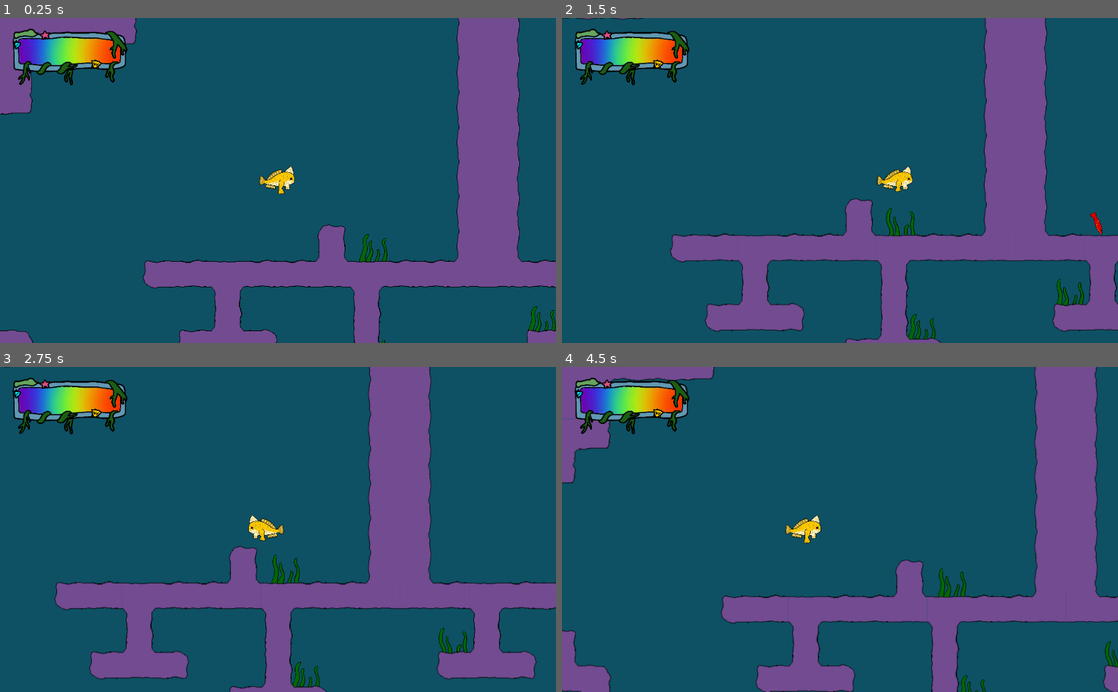
Above: before the commit, frames 1-4 (two rows, left to right).
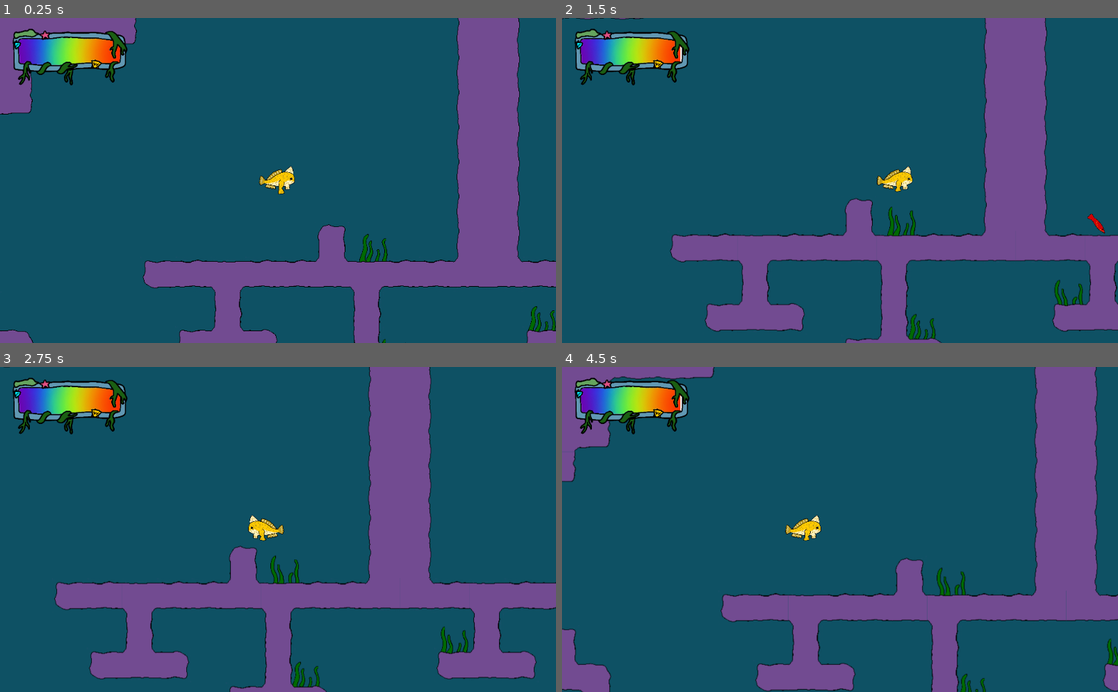
Above: after the commit, the same moments.

Repository: Silver-Ink/Abyzzes-Pixel-Jam
Game: Godot game, scene res://scenes/main.tscn
Two runs of this game, one before a commit and one after it. Both use one fixed random seed, a clock stepped at 60 frames per second and the inputs below.
Inputs (mouse positions are in pixels of both pictures, inside the frame that each line leads up to):
- Up to frame 1 (0.25 s): no input
- Up to frame 2 (1.5 s): move the mouse to (812, 245) at 0.52 s; hold D (move-right) from 0.53 s (still down); click (812, 245) at 0.6 s; tap Space (jump) at 0.77 s; move the mouse to (1006, 229) at 1.27 s; click (1006, 229) at 1.35 s
- Up to frame 3 (2.75 s): tap Space (jump) at 1.52 s; move the mouse to (111, 480) at 2.02 s; release D (move-right) at 2.03 s; hold Q (move-left) from 2.03 s (still down); click (111, 480) at 2.1 s
- Up to frame 4 (4.5 s): move the mouse to (867, 529) at 2.77 s; click (867, 529) at 2.85 s; tap Space (jump) at 3.02, 3.77 s; move the mouse to (756, 448) at 3.52 s; click (756, 448) at 3.6 s; move the mouse to (962, 513) at 4.27 s; release Q (move-left) at 4.28 s; hold D (move-right) from 4.28 s (still down); click (962, 513) at 4.35 s

The runs differ from the first frame. In frame 1, less than 0.1% of the frame differs, in the area x 68-70%, y 98-100%; in frame 2, 0.4%; in frame 3, 0.4%; in frame 4, 2.3%, in the area x 0-100%, y 0-100%.

Commit message:
cosinus pour les poissons

Diff:
--- a/project.godot
+++ b/project.godot
@@ -22,6 +22,21 @@
 [gui]
 
 common/drop_mouse_on_gui_input_disabled=true
+
+[importer_defaults]
+
+wav={
+"compress/mode": 0,
+"edit/loop_begin": 0,
+"edit/loop_end": -1,
+"edit/loop_mode": 0,
+"edit/normalize": false,
+"edit/trim": false,
+"force/8_bit": false,
+"force/max_rate": false,
+"force/max_rate_hz": 44100,
+"force/mono": false
+}
 
 [input]
 
--- a/scenes/main.tscn
+++ b/scenes/main.tscn
@@ -6,8 +6,9 @@
 [ext_resource path="res://scenes/tilemap.tscn" type="PackedScene" id=4]
 [ext_resource path="res://scenes/path.tscn" type="PackedScene" id=5]
 [ext_resource path="res://scenes/checkPoint.tscn" type="PackedScene" id=6]
-[ext_resource path="res://art/House In a Forest Loop.ogg" type="AudioStream" id=7]
+[ext_resource path="res://art/Le_poisson_qui_marchait_sous_leau.mp3" type="AudioStream" id=7]
 [ext_resource path="res://scenes/Oursin.tscn" type="PackedScene" id=8]
+[ext_resource path="res://scenes/fish.tscn" type="PackedScene" id=9]
 
 [node name="main" type="Node2D"]
 script = ExtResource( 1 )
@@ -20,119 +21,117 @@
 
 [node name="algue" parent="TileMap/algues" instance=ExtResource( 3 )]
 position = Vector2( -175, 603 )
-frame = 1
+frame = 3
 offset = Vector2( 102, -88 )
 
 [node name="algue2" parent="TileMap/algues" instance=ExtResource( 3 )]
 position = Vector2( -558, 508 )
-frame = 1
+frame = 3
 
 [node name="algue3" parent="TileMap/algues" instance=ExtResource( 3 )]
 position = Vector2( 629, 905 )
-frame = 0
 
 [node name="algue4" parent="TileMap/algues" instance=ExtResource( 3 )]
 position = Vector2( 986, 900 )
-frame = 0
 
 [node name="algue5" parent="TileMap/algues" instance=ExtResource( 3 )]
 position = Vector2( 1053, 901 )
-frame = 1
+frame = 3
 
 [node name="algue6" parent="TileMap/algues" instance=ExtResource( 3 )]
 position = Vector2( 815, 897 )
-frame = 1
+frame = 3
 
 [node name="algue7" parent="TileMap/algues" instance=ExtResource( 3 )]
 position = Vector2( 1251, 836 )
-frame = 3
+frame = 1
 
 [node name="algue8" parent="TileMap/algues" instance=ExtResource( 3 )]
 position = Vector2( 613, 711 )
+frame = 0
 
 [node name="algue9" parent="TileMap/algues" instance=ExtResource( 3 )]
 position = Vector2( 745, 704 )
+frame = 0
 
 [node name="algue10" parent="TileMap/algues" instance=ExtResource( 3 )]
 position = Vector2( 684, 898 )
-frame = 1
+frame = 3
 
 [node name="algue11" parent="TileMap/algues" instance=ExtResource( 3 )]
 position = Vector2( 1578, 588 )
-frame = 0
 
 [node name="algue12" parent="TileMap/algues" instance=ExtResource( 3 )]
 position = Vector2( 216, 328 )
-frame = 0
 
 [node name="algue13" parent="TileMap/algues" instance=ExtResource( 3 )]
 position = Vector2( 488, 265 )
-frame = 3
+frame = 1
 
 [node name="algue14" parent="TileMap/algues" instance=ExtResource( 3 )]
 position = Vector2( 178, 132 )
-frame = 1
+frame = 3
 
 [node name="algue15" parent="TileMap/algues" instance=ExtResource( 3 )]
 position = Vector2( -606, 265 )
-frame = 3
+frame = 1
 
 [node name="algue16" parent="TileMap/algues" instance=ExtResource( 3 )]
 position = Vector2( 1181, 1107 )
-frame = 1
+frame = 3
 
 [node name="algue17" parent="TileMap/algues" instance=ExtResource( 3 )]
 position = Vector2( 1095, 1089 )
-frame = 1
+frame = 3
 
 [node name="algue18" parent="TileMap/algues" instance=ExtResource( 3 )]
 position = Vector2( 1006, 1104 )
-frame = 3
+frame = 1
 
 [node name="algue19" parent="TileMap/algues" instance=ExtResource( 3 )]
 position = Vector2( 921, 1100 )
+frame = 0
 
 [node name="algue20" parent="TileMap/algues" instance=ExtResource( 3 )]
 position = Vector2( 854, 1096 )
-frame = 1
+frame = 3
 
 [node name="algue21" parent="TileMap/algues" instance=ExtResource( 3 )]
 position = Vector2( 739, 1102 )
+frame = 0
 
 [node name="algue22" parent="TileMap/algues" instance=ExtResource( 3 )]
 position = Vector2( 589, 1116 )
-frame = 1
+frame = 3
 
 [node name="algue23" parent="TileMap/algues" instance=ExtResource( 3 )]
 position = Vector2( 655, 1102 )
-frame = 1
+frame = 3
 
 [node name="algue24" parent="TileMap/algues" instance=ExtResource( 3 )]
 position = Vector2( -493, 1040 )
-frame = 0
 
 [node name="algue25" parent="TileMap/algues" instance=ExtResource( 3 )]
 position = Vector2( -249, 1035 )
-frame = 0
 
 [node name="algue26" parent="TileMap/algues" instance=ExtResource( 3 )]
 position = Vector2( -482, 906 )
-frame = 0
 
 [node name="algue27" parent="TileMap/algues" instance=ExtResource( 3 )]
 position = Vector2( -617, 903 )
-frame = 3
+frame = 1
 
 [node name="algue28" parent="TileMap/algues" instance=ExtResource( 3 )]
 position = Vector2( -360, 782 )
+frame = 0
 
 [node name="algue29" parent="TileMap/algues" instance=ExtResource( 3 )]
 position = Vector2( -179, 658 )
-frame = 3
+frame = 1
 
 [node name="algue30" parent="TileMap/algues" instance=ExtResource( 3 )]
 position = Vector2( 315, 1096 )
-frame = 3
+frame = 1
 
 [node name="checkPoint" parent="TileMap" instance=ExtResource( 6 )]
 position = Vector2( 708, 1137 )
@@ -161,6 +160,10 @@
 [node name="path shark2" parent="Poissons" instance=ExtResource( 2 )]
 position = Vector2( -1187, 5253 )
 
+[node name="fish" parent="Poissons" instance=ExtResource( 9 )]
+position = Vector2( -2056, 4378 )
+poisson_type = 3
+
 [node name="oursins" type="Node" parent="."]
 
 [node name="KinematicBody2D" parent="oursins" instance=ExtResource( 8 )]
--- /dev/null
+++ b/scenes/oeuf.tscn
@@ -0,0 +1,16 @@
+[gd_scene load_steps=3 format=2]
+
+[ext_resource path="res://images/oeufs.png" type="Texture" id=1]
+
+[sub_resource type="CircleShape2D" id=1]
+radius = 19.0
+
+[node name="oeuf" type="Area2D"]
+
+[node name="CollisionShape2D" type="CollisionShape2D" parent="."]
+position = Vector2( -1, 4 )
+shape = SubResource( 1 )
+
+[node name="Sprite" type="Sprite" parent="."]
+scale = Vector2( 0.1, 0.1 )
+texture = ExtResource( 1 )
--- a/scenes/player.tscn
+++ b/scenes/player.tscn
@@ -1,6 +1,7 @@
-[gd_scene load_steps=13 format=2]
+[gd_scene load_steps=14 format=2]
 
 [ext_resource path="res://images/handfish_gonfle.png" type="Texture" id=1]
+[ext_resource path="res://art/son.ogg" type="AudioStream" id=2]
 [ext_resource path="res://images/handfish.png" type="Texture" id=3]
 [ext_resource path="res://scripts/player.gd" type="Script" id=5]
 
@@ -58,8 +59,8 @@
 } ]
 
 [sub_resource type="CapsuleShape2D" id=2]
-radius = 19.0
-height = 26.0
+radius = 14.9999
+height = 34.0001
 
 [node name="Player" type="KinematicBody2D"]
 script = ExtResource( 5 )
@@ -69,7 +70,6 @@
 z_index = 2
 frames = SubResource( 1 )
 animation = "walk"
-frame = 3
 playing = true
 
 [node name="CollisionShape2D" type="CollisionShape2D" parent="."]
@@ -88,6 +88,7 @@
 wait_time = 4.506
 
 [node name="crunch" type="AudioStreamPlayer" parent="."]
+stream = ExtResource( 2 )
 
 [connection signal="timeout" from="Jump" to="." method="_on_Jump_timeout"]
 [connection signal="timeout" from="gonfle" to="." method="_on_gonfle_timeout"]
--- a/scripts/fish.gd
+++ b/scripts/fish.gd
@@ -20,7 +20,7 @@
 	$AnimatedSprite.set_flip_h(mode)
 
 func _process(delta):
-	pass
+	set_rotation(cos(Time.get_ticks_msec() / 280.0)/3)
 
 func set_type(type):
 	poisson_type = type
--- a/scripts/player.gd
+++ b/scripts/player.gd
@@ -7,7 +7,7 @@
 	fugus
 }
 
-var enduranceMAX = 200
+var enduranceMAX = 150
 var endurance = enduranceMAX
 var starting_point
 var gonfle = false
@@ -116,17 +116,22 @@
 	endurance = enduranceMAX
 
 func eat(poisson_type):
+	$crunch.play()
 	match (poisson_type):
 		poisson.bleu:
-			pass
+			boost(40)
 		poisson.rouge:
-			pass
+			boost(20)
 		poisson.lanterne:
-			pass
+			boost(75)
 		poisson.fugus:
 			$AnimatedSprite.play("gonfle")
 			gonfle = true
 			$gonfle.start()
+
+func boost(power):
+	enduranceMAX += power
+	endurance = enduranceMAX
 
 func _ready():
 	starting_point = position
Not shown, added: art/Le_poisson_qui_marchait_sous_leau.mp3.import
Not shown, added: art/son.ogg.import
Not shown, removed: art/son.wav.import
Binary file added: images/oeufs.png
Not shown, added: images/oeufs.png.import
Not shown: 1 places in scenes/main.tscn that only renumber resources
Not shown, added: art/Le_poisson_qui_marchait_sous_leau.mp3
Not shown, added: art/son.ogg
Not shown, removed: art/son.wav
